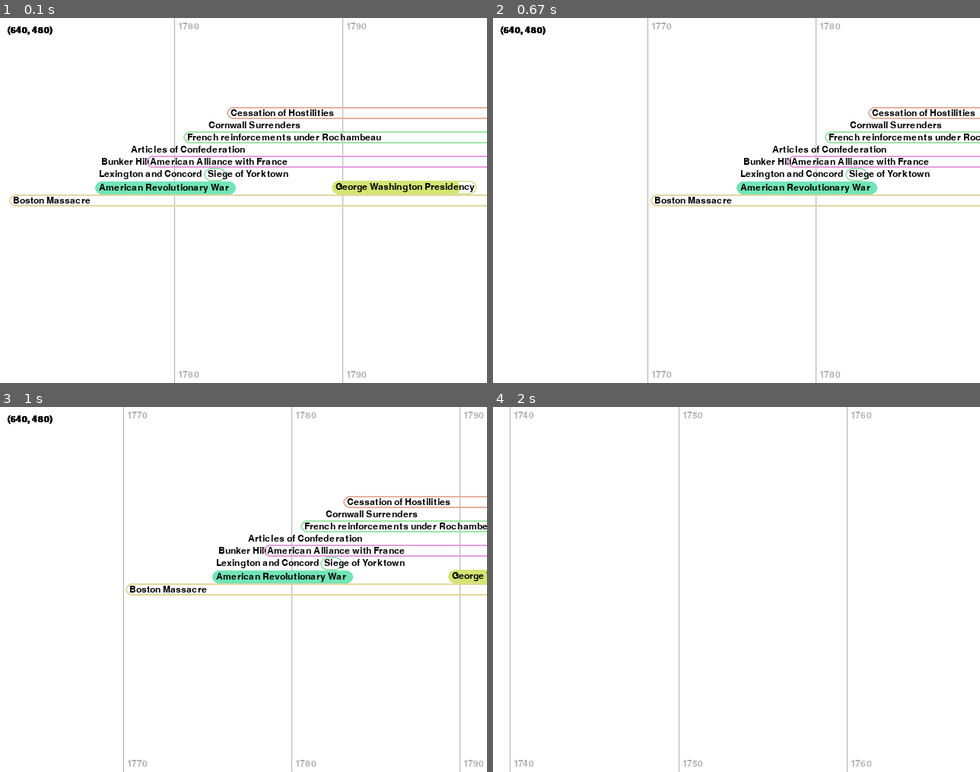
Above: before the commit, frames 1-4 (two rows, left to right).
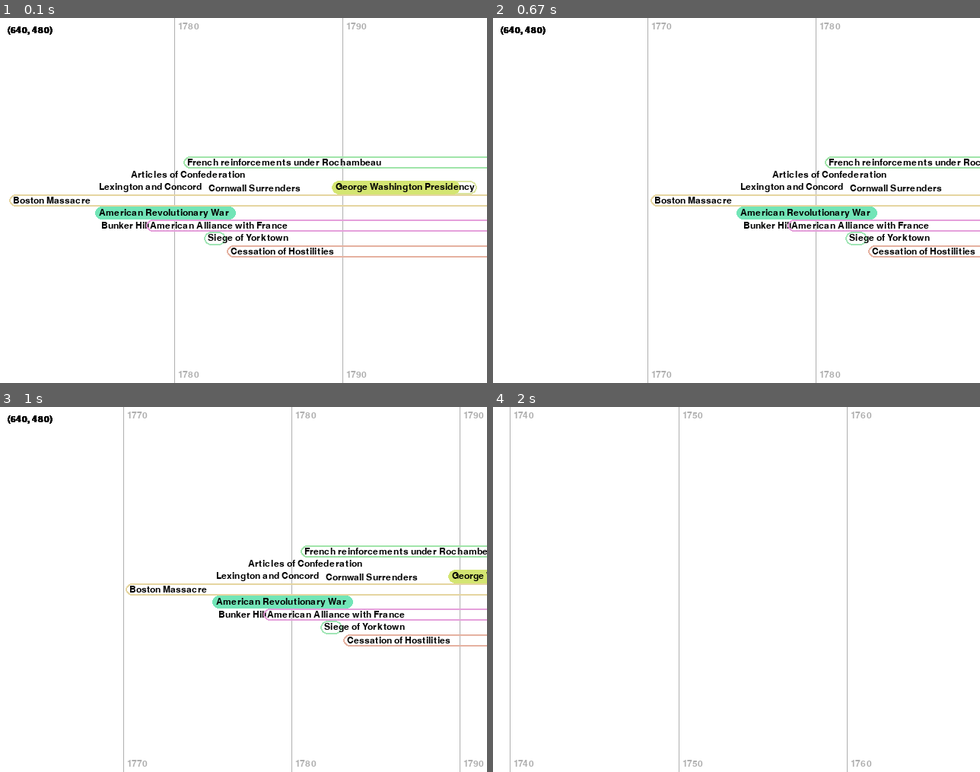
Above: after the commit, the same moments.

Repository: ThatIsAUsername/timeline
Game: pygame game, started from timelines.py
Two runs of this game, one before a commit and one after it. Both use one fixed random seed, a clock stepped at 60 frames per second and the inputs below.
Inputs (mouse positions are in pixels of both pictures, inside the frame that each line leads up to):
- Up to frame 1 (0.1 s): no input
- Up to frame 2 (0.67 s): press the mouse at (619, 204) at 0.37 s; move the mouse to (702, 240) at 0.47 s; release the mouse at (785, 280) at 0.6 s
- Up to frame 3 (1 s): press the mouse at (126, 593) at 0.7 s; move the mouse to (102, 549) at 0.8 s; release the mouse at (77, 501) at 0.93 s
- Up to frame 4 (2 s): press the mouse at (619, 593) at 1.03 s; move the mouse to (741, 618) at 1.13 s; release the mouse at (863, 647) at 1.27 s; press the mouse at (619, 593) at 1.37 s; move the mouse to (653, 618) at 1.47 s; release the mouse at (687, 647) at 1.6 s; press the mouse at (619, 593) at 1.7 s; move the mouse to (673, 615) at 1.8 s; release the mouse at (731, 640) at 1.93 s

The runs differ from the first frame. In frame 1, 7.9% of the frame differs, in the area x 19-100%, y 24-66%; in frame 2, 6.3%; in frame 3, 6.8%; in frame 4, nothing differs.

Commit message:
Deconflict events both upward and downward.

Diff:
--- a/data_types/timeview.py
+++ b/data_types/timeview.py
@@ -231,7 +231,9 @@
 
         # Deconflict as needed to position each label.
         deconflicted_rects = []
+        deconflict_up = False
         for li in label_infos:
+            deconflict_up = not deconflict_up
             lr = li.label_rect
             count = 0
             idx = lr.collidelist(deconflicted_rects)
@@ -240,7 +242,10 @@
 
                 # Find the rect we are hitting and move past it.
                 other: pygame.Rect = deconflicted_rects[idx]
-                lr.bottom = other.top
+                if deconflict_up:
+                    lr.bottom = other.top
+                else:
+                    lr.top = other.bottom
                 idx = lr.collidelist(deconflicted_rects)
             deconflicted_rects.append(lr)
 
